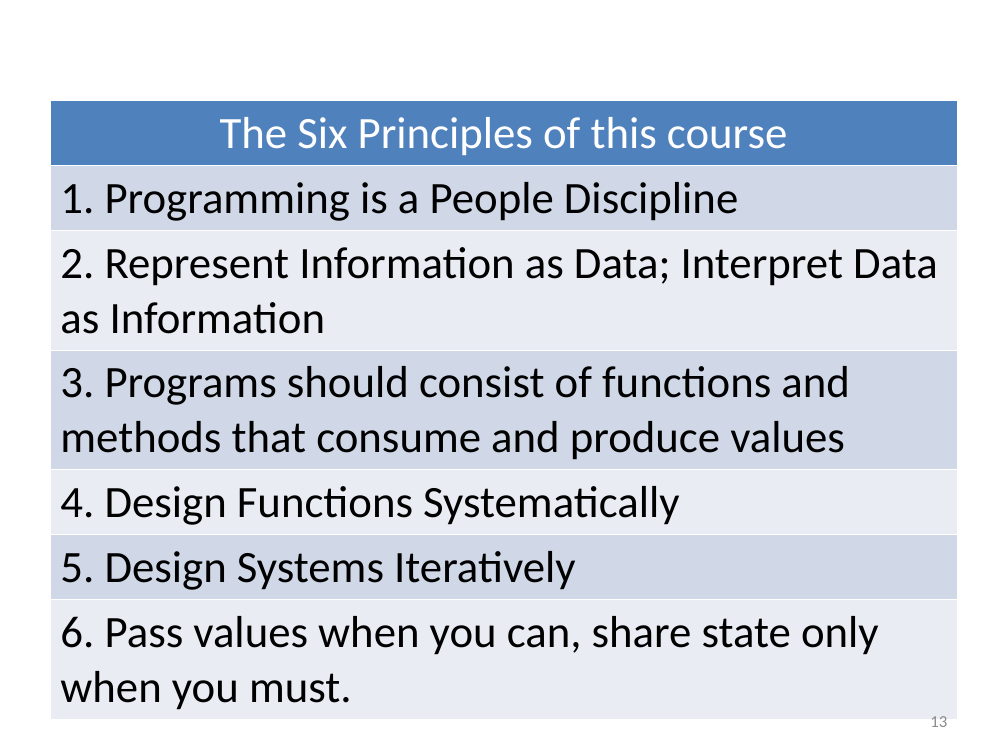
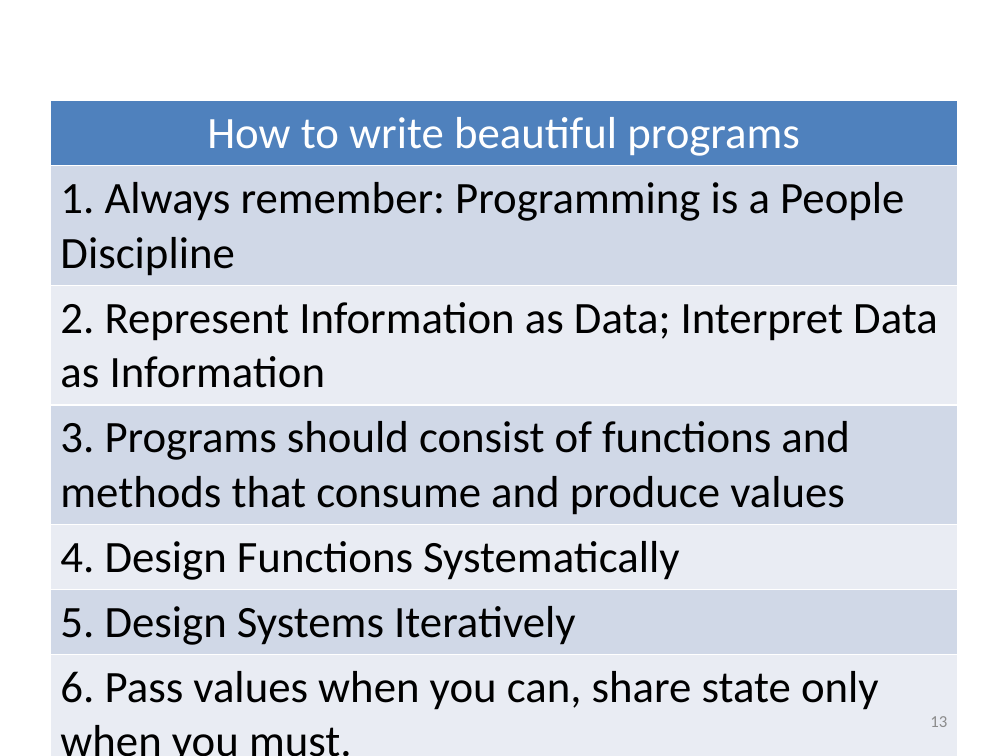
Before and after one commit to mwand/cs5010f16, a slide deck: slide 13 of Slides/Common Slides.pptx. Drawn at 1008x756 pixels with LibreOffice and Linux fonts; fonts in the diff are those of the drawing. Boxes give left, top, right and bottom in pixels: in the first picture for what was removed or moved away, otherwise in the second. Text is boxed around its words. In the diff, an @@ line names an element or a change of style, - is before the commit and + after.

```diff
--- a/Slides/Common Slides.pptx
+++ b/Slides/Common Slides.pptx
@@ table at (50,101,958,756) @@
-row 1, column 1: The Six Principles of this course
+row 1, column 1: How to write beautiful programs
-row 2, column 1: 1. Programming is a People Discipline
+row 2, column 1: 1. Always remember: Programming is a People Discipline
```
Also in this commit, not shown: 3 other slides changed, 1 slide removed, 2 other files.
